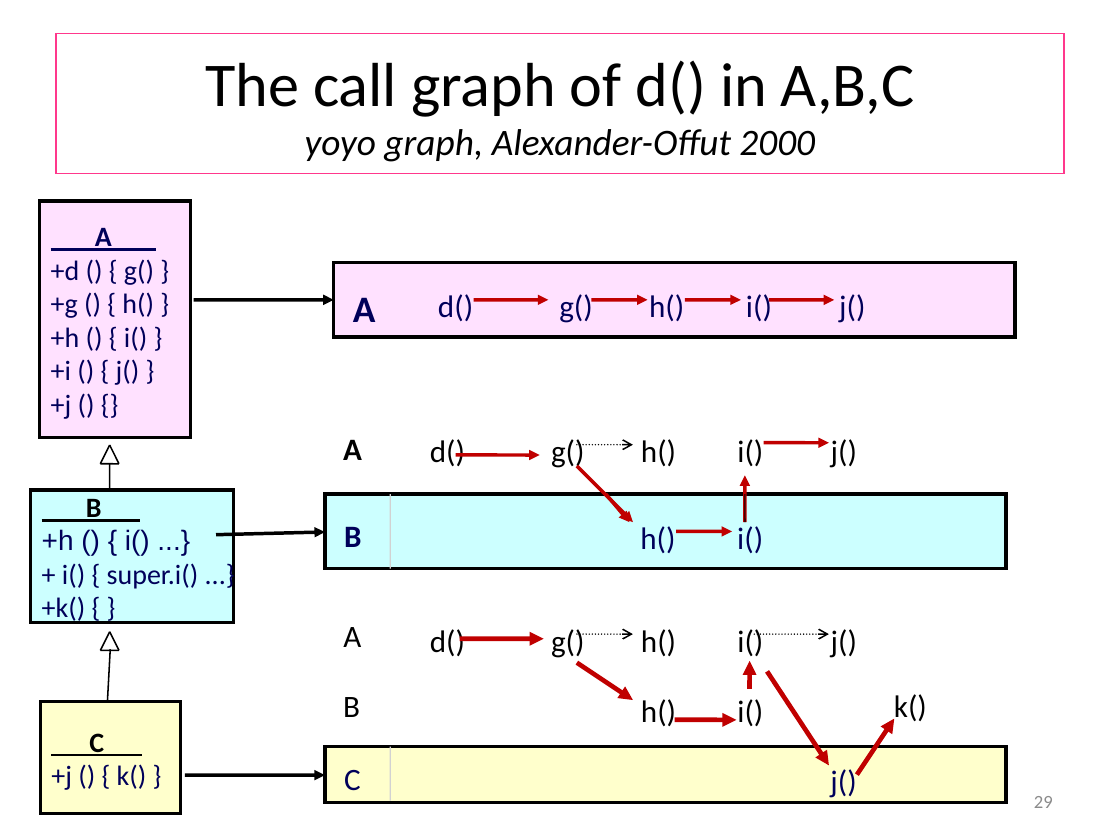
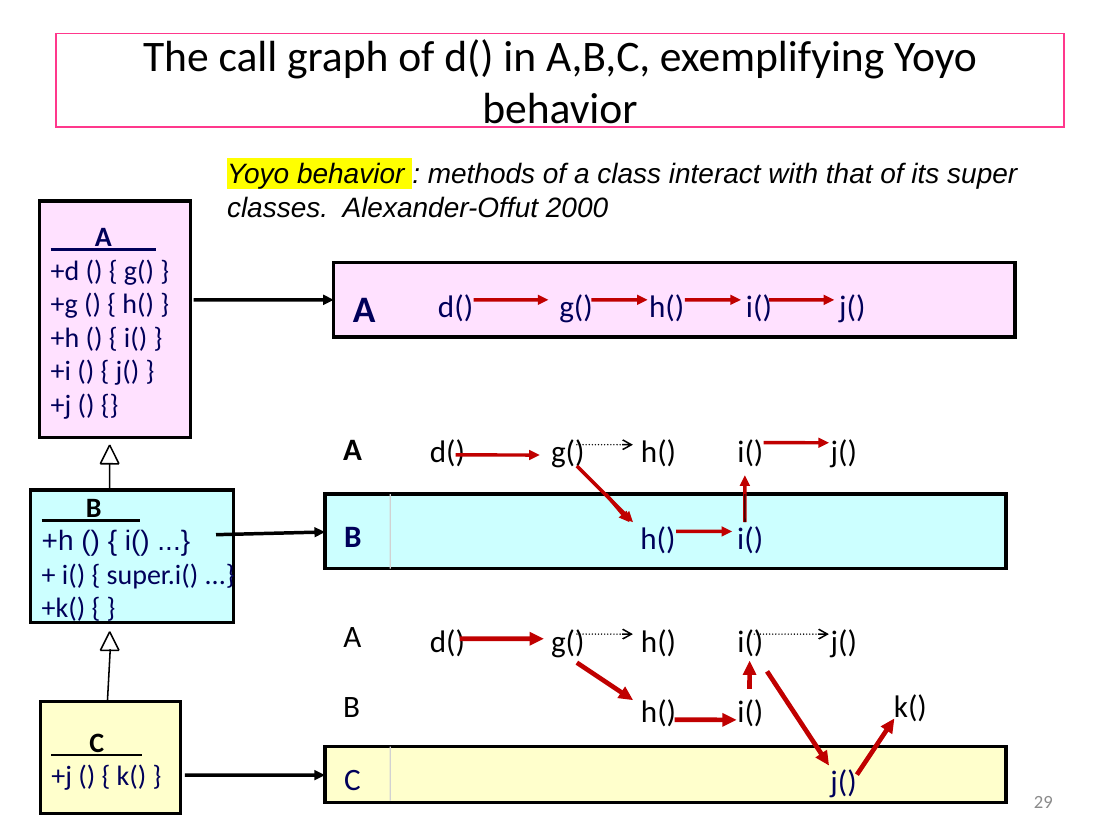
Before and after one commit to wooshrow/b3stv, a slide deck: slide 29 of slides/dfbt.pptx. Drawn at 1120x840 pixels with LibreOffice and Linux fonts; fonts in the diff are those of the drawing. Boxes give left, top, right and bottom in pixels: in the first picture for what was removed or moved away, otherwise in the second. Text is boxed around its words. In the diff, an @@ line names an element or a change of style, - is before the commit and + after.

```diff
--- a/slides/dfbt.pptx
+++ b/slides/dfbt.pptx
@@ title "The call graph of d() ...": place and size @@
-title "The call graph of d() ..." at <box>56,34,1064,174</box>
+title "The call graph of d() ..." at <box>56,34,1064,127</box>
@@ title at <box>143,39,977,128</box>: text changed; size 24 to 28 pt; italic off @@
-The call graph of d() in A,B,C
-yoyo graph, Alexander-Offut 2000
+The call graph of d() in A,B,C, exemplifying Yoyo behavior
@@ text added at <box>227,162,1017,218</box>, 18 pt, text #000000, italic @@
+Yoyo behavior : methods of a class interact with that of its super classes. Alexander-Offut 2000
```
Also in this commit, not shown: 16 other slides changed, 2 slides added, 1 slide removed, 12 other files.
